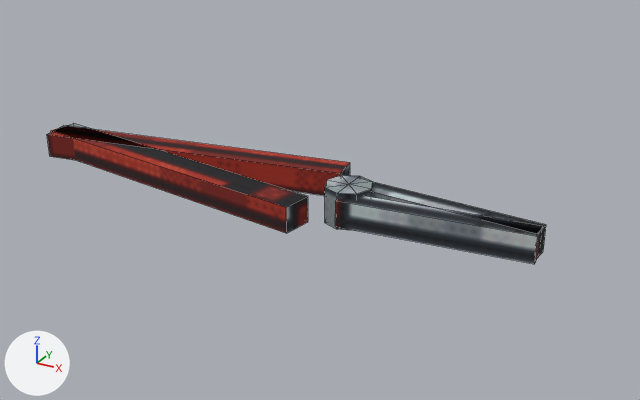
Two versions of the FBX model exports/SM_Pliers_01.fbx, one commit apart.
The view is the same before and after, from a 50 mm lens placed at (0.162, -0.262, 0.138), pointed at (0.016, 0.004, 0.005). Lighting does not change. The marker at lower left points along +X, +Y and +Z. The older version comes first. Mesh edges are drawn as thin lines.

Objects in the first picture: 'SM_Pliers_01'.
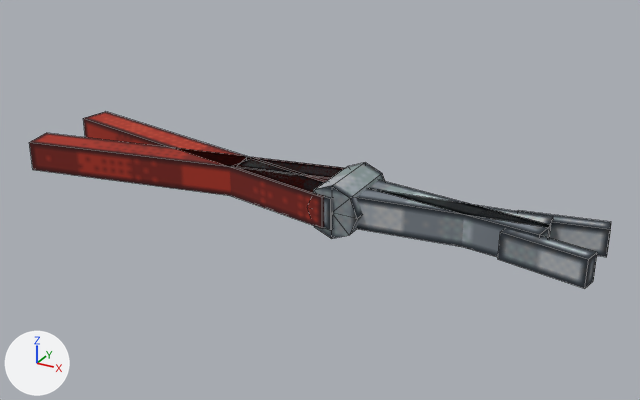
Location of each change, (x1, y1, x2, y2) in pixels of the pictures (640 x 400 px; the box of a moved part takes in the faces that stretch with it):
'SM_Pliers_01', reshaped (17% wider, 25% taller)
    before: (47, 123, 546, 264)
    after: (29, 112, 611, 288)
part 1 of me_sm_pliers_01, moved or reshaped
    before: (335, 196, 542, 264)
    after: (356, 189, 553, 247)
part 2 of me_sm_pliers_01, moved or reshaped
    before: (372, 182, 546, 257)
    after: (368, 180, 551, 257)
part 3 of me_sm_pliers_01, added
    after: (518, 210, 611, 257)
part 4 of me_sm_pliers_01, added
    after: (498, 228, 597, 288)
part 5 of me_sm_pliers_01, added
    after: (313, 163, 385, 239)
part 6 of me_sm_pliers_01, moved or reshaped
    before: (47, 126, 350, 196)
    after: (83, 112, 327, 228)
part 7 of me_sm_pliers_01, moved or reshaped
    before: (51, 123, 308, 233)
    after: (29, 133, 345, 196)
part 8 of me_sm_pliers_01, added
    after: (235, 159, 333, 230)
part 9 of me_sm_pliers_01, added
    after: (239, 158, 344, 178)
part 10 of me_sm_pliers_01, deleted
    before: (325, 175, 373, 230)

The edits, one by one:
me_sm_pliers_01 is used by ob_sm_pliers_01; location (0.0, 0.0, 0.0).
me_sm_pliers_01 had 50 vertices, 48 faces and spanned x -0.11..0.1, y -0.024..0.024, z 0.002..0.016.
me_sm_pliers_01 now has 82 vertices, 72 faces and spans x -0.105..0.12, y -0.023..0.023, z 0.0..0.02.
me_sm_pliers_01 part 1: the loose piece of 8 vertices spanning x 0.03..0.1, y -0.011..0.003, z 0.004..0.014 is scaled about its middle by (1.02, 1.24, 1.2), then moved by (0.001, 0.003, 0.001).
me_sm_pliers_01 part 2: the loose piece of 8 vertices spanning x 0.03..0.1, y -0.003..0.011, z 0.004..0.014 is scaled about its middle by (1.02, 1.24, 1.2), then moved by (0.001, -0.003, 0.001).
me_sm_pliers_01 part 3: the loose piece of 8 vertices spanning x 0.03..0.1, y -0.011..0.003, z 0.004..0.014 is copied, and the copy is scaled about its middle by (0.422, 0.813, 1), then moved by (0.04, 0.013, 0.001); it spans x 0.089..0.12, y 0.004..0.015, z 0.005..0.015.
me_sm_pliers_01 part 4: the loose piece of 8 vertices spanning x 0.03..0.1, y -0.003..0.011, z 0.004..0.014 is copied, and the copy is scaled about its middle by (0.422, 0.813, 1), then moved by (0.04, -0.013, 0.001); it spans x 0.089..0.12, y -0.015..-0.004, z 0.005..0.015.
me_sm_pliers_01 part 5: a new loose piece, an 8-sided cylinder along y spanning x 0.02..0.04, y -0.013..0.013, z 0.0..0.02, in mat_mi_sm_pliers_01 (picture img_sm_pliers_01_d_png).
me_sm_pliers_01 part 6: the loose piece of 8 vertices spanning x -0.11..0.02, y -0.008..0.024, z 0.004..0.014 is turned -20 degrees about the z axis through its middle and scaled by 1.04, then moved by (0.007, -0.004, 0.001).
me_sm_pliers_01 part 7: the loose piece of 8 vertices spanning x -0.11..0.02, y -0.024..0.008, z 0.004..0.014 is turned 20 degrees about the z axis through its middle and scaled by 1.04, then moved by (0.007, 0.004, 0.001).
me_sm_pliers_01 part 8: the loose piece of 8 vertices spanning x 0.03..0.1, y -0.003..0.011, z 0.004..0.014 is copied, and the copy is scaled about its middle by (0.676, 1.33, 1.2), then moved by (-0.057, -0.009, 0.001); it spans x -0.017..0.032, y -0.014..0.005, z 0.004..0.016.
me_sm_pliers_01 part 9: the loose piece of 8 vertices spanning x 0.03..0.1, y -0.011..0.003, z 0.004..0.014 is copied, and the copy is scaled about its middle by (0.676, 1.33, 1.2), then moved by (-0.057, 0.009, 0.001); it spans x -0.017..0.032, y -0.005..0.014, z 0.004..0.016.
me_sm_pliers_01 part 10: the loose piece of 18 vertices spanning x 0.021..0.039, y -0.009..0.009, z 0.002..0.016 is deleted.
